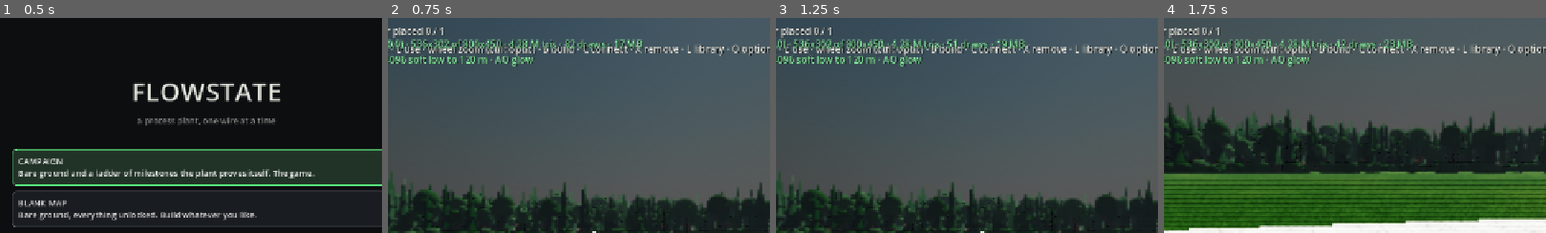
Above: before the commit, frames 1-4 (left to right).
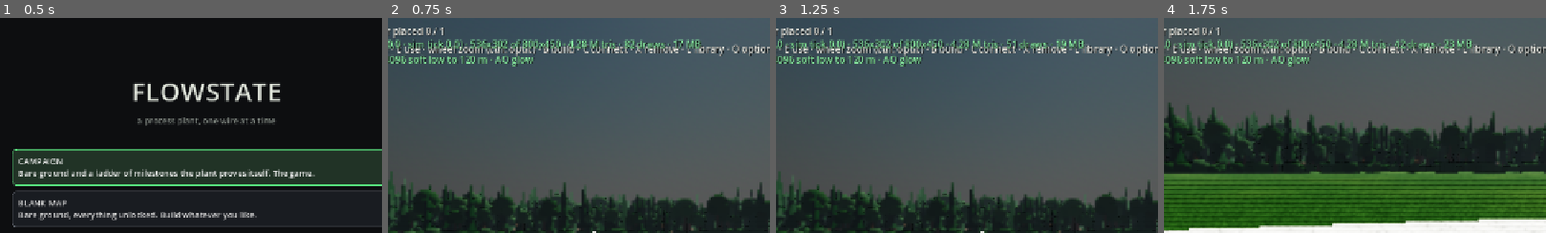
Above: after the commit, the same moments.

Repository: whharris917/flowstate
Game: Godot game, scene res://world/menu.tscn
The game is run twice, just before and just after one commit, with the same random seed, the same clock (stepped at 60 frames per second) and the same inputs. Sound files missing from this copy of the repository are replaced by a short silence.
Inputs (mouse positions are % of the whole screen's width and height, from its top left):
- Up to frame 1 (0.5 s): no input
- Up to frame 2 (0.75 s): click "CAMPAIGN Bare ground and a la…" at 0.5 s
- Up to frame 3 (1.25 s): no input
- Up to frame 4 (1.75 s): move the mouse to (55, 50) at 1.27 s; press the mouse at (55, 50) at 1.28 s; hold W (move_forward) from 1.28 s (still down)
The pictures show only the part of the screen within x 23-73%, y 0-50%; the shares and areas given below are measured in that part.

Frame 1 is identical in both runs. In frame 2, 2.1% of the frame differs, in the area x 3-82%, y 9-16%; in frame 3, 2.1%; in frame 4, 2.0%.

Commit message:
Frame pacing: the historian appends in place, VSync Fast by default, the camera follows the frame, and the scan is timed by phase
The historian copied every tag's packed array out of its dictionary
and back each scan, hundreds of copies growing with the session; each
tag now owns a Series appended in place. VSync is Off, Fast (mailbox)
or On, Fast by default, since On below the display's rate alternates
one and two refreshes. The player's camera follows in _process. The
scan reports its signal, solve, component and historian phases, the
overlay shows the latest scan's cost, and the HUD probe prints the
frame-length spread on Medium.

Co-Authored-By: Claude Fable 5.1 <noreply@anthropic.com>
Claude-Session: https://claude.ai/code/session_01QTpjTWMpBneuKPfakVwF2u

Diff:
--- a/game/player/player.gd
+++ b/game/player/player.gd
@@ -121,8 +121,15 @@
 	velocity.x = direction.x * SPEED
 	velocity.z = direction.z * SPEED
 	move_and_slide()
+	_update_footsteps(delta)
+
+
+## The camera follows every rendered frame, not every physics step:
+## at a frame rate off the physics rate the step count per frame
+## alternates, and a camera moved in steps looked jumpy (director,
+## 2026-09-13).
+func _process(delta: float) -> void:
 	_update_camera(delta)
-	_update_footsteps(delta)
 
 
 ## Slide the camera along the zoom track, pulling it in when a wall,
--- a/game/sim/sim_historian.gd
+++ b/game/sim/sim_historian.gd
@@ -6,9 +6,26 @@
 ## instrument) and retired (it was removed — history kept, growth
 ## stopped). A tag's series aligns with the shared time axis via its
 ## start index.
+##
+## Each tag's samples live in a Series object of their own (2026-09-13):
+## a packed array fetched out of a dictionary is a copy, so appending
+## to it and writing it back copied the whole series every scan, for
+## every tag — 700 copies a tick, each growing with the session, and
+## the tick grew with them until frames carrying it stuttered. Inside
+## its own object the array is appended in place.
+
+class Series extends RefCounted:
+	var values: PackedFloat64Array = PackedFloat64Array()
+
+	func push(value: float) -> void:
+		values.append(value)
+
+	func cut(count: int) -> void:
+		values = values.slice(count)
+
 
 var time: PackedFloat64Array = PackedFloat64Array()
-var data: Dictionary = {}       # String -> PackedFloat64Array
+var data: Dictionary = {}       # String -> Series
 var _starts: Dictionary = {}    # String -> int
 var _readers: Dictionary = {}   # String -> Callable () -> float
 
@@ -41,7 +58,7 @@
 		_starts.erase(tag)
 	_readers[tag] = read
 	_starts[tag] = time.size()
-	data[tag] = PackedFloat64Array()
+	data[tag] = Series.new()
 
 
 func retire(tag: String) -> void:
@@ -58,28 +75,33 @@
 func sample(t: float) -> void:
 	time.append(t)
 	for tag: String in _readers:
-		var series_arr: PackedFloat64Array = data[tag]
-		series_arr.append(float((_readers[tag] as Callable).call()))
-		data[tag] = series_arr
+		(data[tag] as Series).push(float((_readers[tag] as Callable).call()))
 	if time.size() > max_samples + _TRIM_CHUNK:
 		var drop := time.size() - max_samples
 		time = time.slice(drop)
 		for tag: String in data:
 			var start := int(_starts[tag])
-			var cut := clampi(drop - start, 0, (data[tag] as PackedFloat64Array).size())
+			var series_obj := data[tag] as Series
+			var cut := clampi(drop - start, 0, series_obj.values.size())
 			if cut > 0:
-				data[tag] = (data[tag] as PackedFloat64Array).slice(cut)
+				series_obj.cut(cut)
 			_starts[tag] = maxi(0, start - drop)
 
 
+## The tag's samples. A shared buffer, not a copy, until someone
+## writes to their reference.
 func series(tag: String) -> PackedFloat64Array:
-	return data.get(tag, PackedFloat64Array())
+	if not data.has(tag):
+		return PackedFloat64Array()
+	return (data[tag] as Series).values
 
 
 ## Value at a global sample index, or NAN where the tag did not exist.
 func value_at(tag: String, index: int) -> float:
 	var local := index - start_index(tag)
-	var values: PackedFloat64Array = data.get(tag, PackedFloat64Array())
+	if not data.has(tag):
+		return NAN
+	var values: PackedFloat64Array = (data[tag] as Series).values
 	if local >= 0 and local < values.size():
 		return values[local]
 	return NAN
--- a/game/sim/simulation.gd
+++ b/game/sim/simulation.gd
@@ -415,24 +415,42 @@
 	return true
 
 
+## What the other phases of a scan cost, beside solve_ms: the signal
+## propagation, the component ticks and the historian's sample. The
+## plant's kernel-cost line prints them (2026-09-13: a 13 ms scan on
+## the main thread is the stutter the director sees).
+var signal_ms: float = 0.0
+var components_ms: float = 0.0
+var historian_ms: float = 0.0
+
+
 func tick() -> void:
 	# Signals first, so a valve knows its command and a pump knows
 	# whether it is running before the network is solved on them.
+	var started := Time.get_ticks_usec()
 	for component in components:
 		for port_name: String in component.inputs:
 			(component.inputs[port_name] as SimInputPort).reset()
 	for wire in wires:
 		wire.propagate()
+	var now := Time.get_ticks_usec()
+	signal_ms = (now - started) / 1000.0
 	# Then solve the hydraulics: what actually flows, and which way.
-	var started := Time.get_ticks_usec()
+	started = now
 	_solve_hydraulics()
-	solve_ms = (Time.get_ticks_usec() - started) / 1000.0
+	now = Time.get_ticks_usec()
+	solve_ms = (now - started) / 1000.0
 	# Then let the components act on it.
+	started = now
 	for component in components:
 		component.tick(dt)
 	time += dt
+	now = Time.get_ticks_usec()
+	components_ms = (now - started) / 1000.0
+	started = now
 	if historian != null:
 		historian.sample(time)
+	historian_ms = (Time.get_ticks_usec() - started) / 1000.0
 
 
 func run_for(seconds: float) -> void:
--- a/game/ui/graphics_settings.gd
+++ b/game/ui/graphics_settings.gd
@@ -31,7 +31,7 @@
 
 # Knobs outside the presets: they change how the picture is measured
 # and shown, not how it looks, so they never make a preset "Custom".
-const EXTRAS: Dictionary = {"vsync": true, "fps_overlay": true}
+const EXTRAS: Dictionary = {"vsync": "fast", "fps_overlay": true}
 
 # The choice lists, as [value, label] pairs, in the order the panel shows them.
 const CHOICES: Dictionary = {
@@ -42,18 +42,22 @@
 		["soft_high", "Soft high"], ["soft_ultra", "Soft ultra"]],
 	"shadow_distance": [[60, "60 m"], [120, "120 m"], [200, "200 m"]],
 	"shadow_splits": [[1, "1"], [2, "2"], [4, "4"]],
+	# Below the display's rate, On presents frames at alternating one
+	# and two refreshes and the look stutters; Fast (mailbox) never
+	# waits and never tears; Off never waits and may tear.
+	"vsync": [["off", "Off"], ["fast", "Fast (no wait)"], ["on", "On"]],
 }
 const LABELS: Dictionary = {
 	"upscaler": "Upscaler", "aa": "Anti-aliasing", "shadow_size": "Shadow map",
 	"shadow_filter": "Shadow filter", "shadow_distance": "Shadow distance",
-	"shadow_splits": "Shadow cascades",
+	"shadow_splits": "Shadow cascades", "vsync": "VSync",
 }
 # The switches, as [key, label] pairs.
 const BOOLS: Array = [
 	["ssao", "Ambient occlusion"], ["ssr", "Screen-space reflections"],
 	["glow", "Glow"], ["sdfgi", "Global illumination (SDFGI)"],
 	["volumetric_fog", "Volumetric fog"], ["tree_shadows", "Tree shadows"],
-	["vsync", "VSync"], ["fps_overlay", "Frame-rate overlay"],
+	["fps_overlay", "Frame-rate overlay"],
 ]
 
 var values: Dictionary = {}
@@ -107,6 +111,8 @@
 			continue
 		var current: Variant = values[key]
 		var incoming: Variant = saved[key]
+		if key == "vsync" and incoming is bool:
+			incoming = "on" if bool(incoming) else "off"  # the switch this was
 		if current is bool:
 			values[key] = bool(incoming)
 		elif current is int:
@@ -223,8 +229,13 @@
 	for node in world.get_tree().get_nodes_in_group("foliage_shadows"):
 		(node as GeometryInstance3D).cast_shadow = cast
 	if DisplayServer.get_name() != "headless":
-		DisplayServer.window_set_vsync_mode(DisplayServer.VSYNC_ENABLED if bool(values["vsync"])
-			else DisplayServer.VSYNC_DISABLED)
+		match str(values["vsync"]):
+			"off":
+				DisplayServer.window_set_vsync_mode(DisplayServer.VSYNC_DISABLED)
+			"on":
+				DisplayServer.window_set_vsync_mode(DisplayServer.VSYNC_ENABLED)
+			_:
+				DisplayServer.window_set_vsync_mode(DisplayServer.VSYNC_MAILBOX)
 	if world.hud != null:
 		world.hud.set_fps_overlay(bool(values["fps_overlay"]), summary())
 
--- a/game/ui/hud.gd
+++ b/game/ui/hud.gd
@@ -115,9 +115,13 @@
 	_cpu_acc = 0.0
 	_phys_acc = 0.0
 	_cpu_n = 0
-	_fps_label.text = "%d fps · %.1f ms (loop %.1f · physics %.1f) · %dx%d of %dx%d · %.2f M tris · %d draws · %.0f MB\n%s" % [
-		fps, 1000.0 / maxf(fps, 1.0), cpu, phys, roundi(out.x * scale), roundi(out.y * scale),
+	_fps_label.text = "%d fps · %.1f ms (loop %.1f · physics %.1f · sim tick %.1f) · %dx%d of %dx%d · %.2f M tris · %d draws · %.0f MB\n%s" % [
+		fps, 1000.0 / maxf(fps, 1.0), cpu, phys, sim_ms, roundi(out.x * scale), roundi(out.y * scale),
 		roundi(out.x), roundi(out.y), tris / 1.0e6, draws, vram / (1024.0 * 1024.0), _fps_note]
+
+
+## What the latest simulation scan cost; the world sets it each frame.
+var sim_ms := 0.0
 
 
 ## The overlay on or off, with the graphics summary it shows under the numbers.
--- a/game/ui/settings_panel.gd
+++ b/game/ui/settings_panel.gd
@@ -134,7 +134,7 @@
 	grid.add_theme_constant_override("h_separation", 10)
 	grid.add_theme_constant_override("v_separation", 4)
 	column.add_child(grid)
-	for key: String in ["upscaler", "aa", "shadow_size", "shadow_filter", "shadow_distance", "shadow_splits"]:
+	for key: String in ["upscaler", "aa", "shadow_size", "shadow_filter", "shadow_distance", "shadow_splits", "vsync"]:
 		var name_label := Label.new()
 		name_label.text = str(GraphicsSettings.LABELS[key])
 		grid.add_child(name_label)
--- a/game/world/hud_probe.gd
+++ b/game/world/hud_probe.gd
@@ -47,6 +47,33 @@
 			loop_ms += Performance.get_monitor(Performance.TIME_PROCESS) * 1000.0 / 6.0
 		await _shot("user://probe_graphics_%s.png" % preset.to_lower())
 		print("[probe] graphics %s: %.0f fps (loop %.0f ms) — %s" % [preset, best, loop_ms, world.graphics.summary()])
+	# Frame pacing on Medium (director, 2026-09-13: "looking around is a
+	# bit jumpy"): a jumpy look is frames of uneven length, not a low
+	# average, so every frame's length is sampled for three seconds and
+	# the spread is printed with the mean.
+	world.graphics.set_preset("Medium")
+	world.graphics.apply(world)
+	await get_tree().create_timer(2.0).timeout
+	var frames: Array[float] = []
+	var t_end := Time.get_ticks_msec() + 3000
+	while Time.get_ticks_msec() < t_end:
+		await get_tree().process_frame
+		frames.append(get_process_delta_time() * 1000.0)
+	var mean := 0.0
+	for f in frames:
+		mean += f
+	mean /= maxi(frames.size(), 1)
+	var worst := 0.0
+	var spread := 0.0
+	var long_frames := 0
+	for f in frames:
+		worst = maxf(worst, f)
+		spread += (f - mean) * (f - mean)
+		if f > 1.5 * mean:
+			long_frames += 1
+	spread = sqrt(spread / maxi(frames.size(), 1))
+	print("[probe] pacing on Medium: %d frames, mean %.1f ms, spread %.1f ms, worst %.1f ms, %d frames over 1.5x the mean"
+		% [frames.size(), mean, spread, worst, long_frames])
 	world.graphics.set_preset("High")
 	world.graphics.apply(world)
 	# The same view at noon and at dusk: the lighting pass reads here.
--- a/game/world/plant.gd
+++ b/game/world/plant.gd
@@ -40,12 +40,16 @@
 const ORDER_ALL := 1 << 30
 
 var _accumulator: float = 0.0
+var last_tick_ms: float = 0.0     # what the latest scan cost, for the frame-rate overlay
 # One-off kernel cost report, taken over the first few hundred scans.
 var _cost_ticks: int = 0
 var _cost_total_us: int = 0
 var _cost_solve_ms: float = 0.0
 var _cost_newton_ms: float = 0.0
 var _cost_iterations: int = 0
+var _cost_signal_ms: float = 0.0
+var _cost_components_ms: float = 0.0
+var _cost_historian_ms: float = 0.0
 # Support re-validation runs a few physics frames after geometry
 # changes, once new/freed colliders have actually reached the space.
 var _revalidate_in: int = 0
@@ -369,7 +373,9 @@
 	while _accumulator >= SIM_DT:
 		var started := Time.get_ticks_usec()
 		sim.tick()
-		_note_cost(Time.get_ticks_usec() - started)
+		var elapsed := Time.get_ticks_usec() - started
+		last_tick_ms = elapsed / 1000.0
+		_note_cost(elapsed)
 		_accumulator -= SIM_DT
 	if _revalidate_in > 0:
 		_revalidate_in -= 1
@@ -391,9 +397,15 @@
 	_cost_total_us += elapsed_us
 	_cost_solve_ms += sim.solve_ms
 	_cost_newton_ms += sim.newton_ms
+	_cost_signal_ms += sim.signal_ms
+	_cost_components_ms += sim.components_ms
+	_cost_historian_ms += sim.historian_ms
 	var net := sim.network()
 	_cost_iterations += net.iterations if net != null else 0
 	if _cost_ticks >= 150:
+		print("[flowstate] scan phases: signals %.2f ms, components %.2f ms, historian %.2f ms (%d tags)" % [
+			_cost_signal_ms / _cost_ticks, _cost_components_ms / _cost_ticks,
+			_cost_historian_ms / _cost_ticks, historian.active_tags().size()])
 		print("[flowstate] kernel cost: %.2f ms/scan; hydraulic pass %.2f ms, of which the Newton solve %.2f ms (%d nodes, %d branches, band %d, %.1f iterations a scan, residual %.6f L/s)" % [
 			_cost_total_us / 1000.0 / _cost_ticks, _cost_solve_ms / _cost_ticks,
 			_cost_newton_ms / _cost_ticks,
--- a/game/world/world_base.gd
+++ b/game/world/world_base.gd
@@ -251,6 +251,7 @@
 			if _journal_refresh <= 0.0:
 				_journal_refresh = 0.5
 				journal.refresh(campaign, plant)
+	hud.sim_ms = plant.last_tick_ms
 	var view := player.look_view()
 	if builder.is_editing():
 		view = null  # the pointer, not the player's crosshair, is what matters
Not shown, changed: CLAUDE.md
